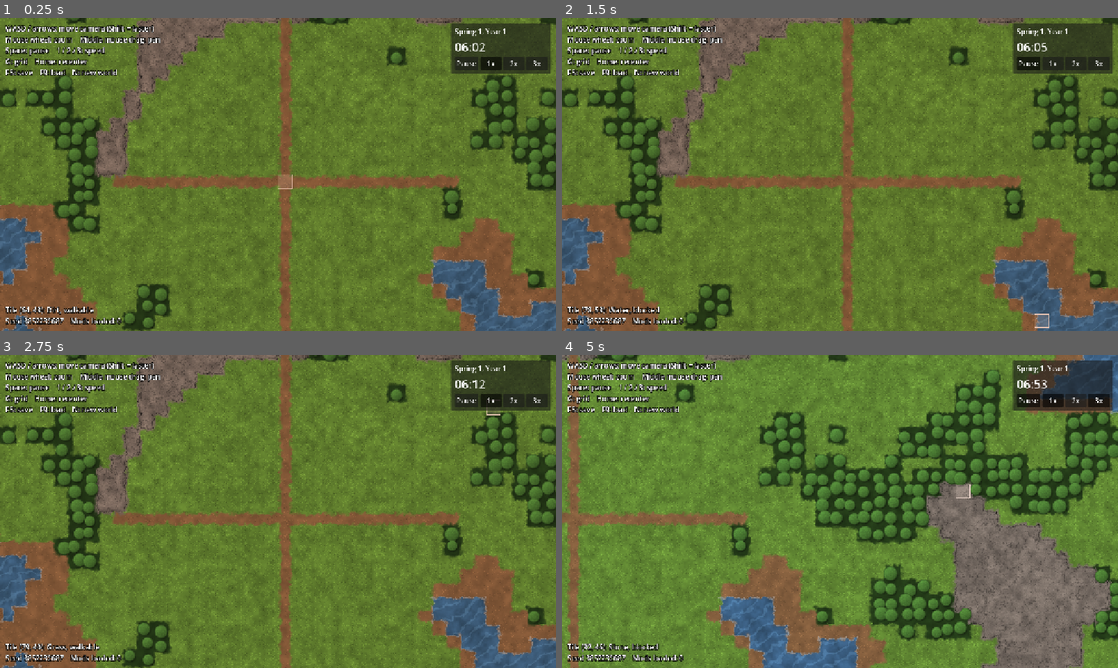
Above: before the commit, frames 1-4 (two rows, left to right).
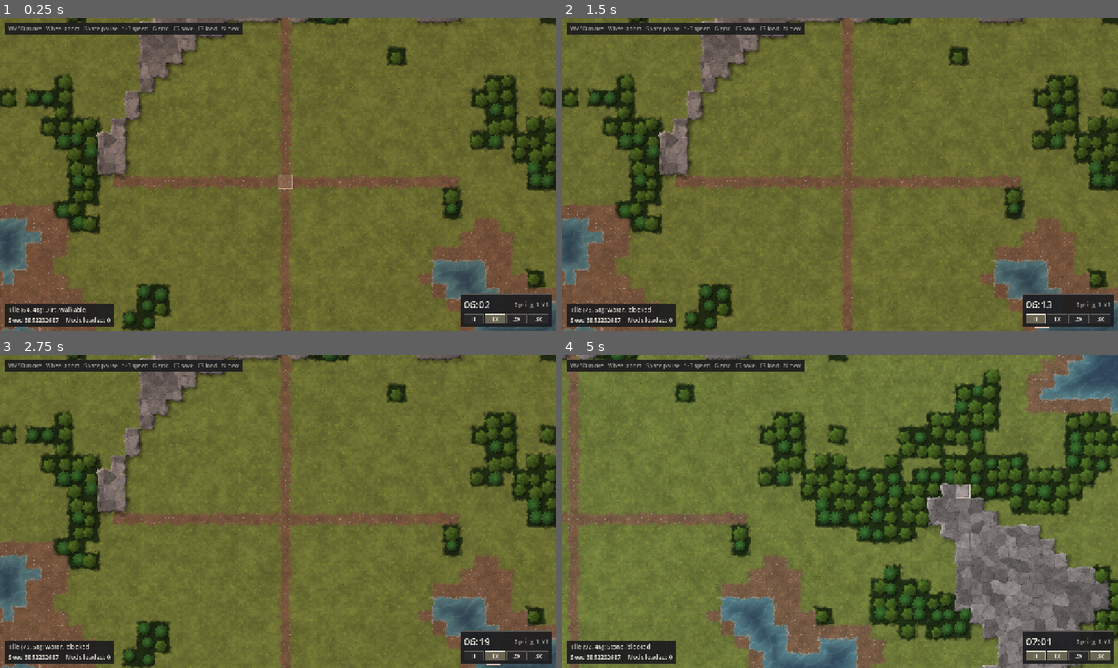
Above: after the commit, the same moments.

Repository: Stormellius/Common-Folk
Game: Godot game, scene res://scenes/main.tscn
Same seed, same stepped clock (60 frames per second), same inputs: the game is played once before the commit and once after it.
Inputs (mouse positions are in pixels of both pictures, inside the frame that each line leads up to):
- Up to frame 1 (0.25 s): no input
- Up to frame 2 (1.5 s): click (1029, 64) at 0.5 s, where only the run before the commit has a clickable "Pause"; click (1034, 318) at 1.25 s, where only the run after the commit has a clickable "II"
- Up to frame 3 (2.75 s): click "1x" at 2 s
- Up to frame 4 (5 s): click "2x" at 2.75 s; click "3x" at 3.5 s; tap Enter at 4.25 s; move the mouse to (962, 495) at 4.27 s; hold D from 4.28 s (still down); tap 1 at 4.35 s; click (962, 495) at 4.42 s; tap Space at 4.52 s

The runs differ from the first frame. In frame 1, 33% of the frame differs, in the area x 0-100%, y 0-100%; in frame 2, 31%; in frame 3, 32%; in frame 4, 39%.

Commit message:
RimWorld-style look: gritty terrain, oak and pine trees, bevelled rock, depth water, flat dark HUD
Co-Authored-By: Claude Sonnet 5.5 <noreply@anthropic.com>
Claude-Session: https://claude.ai/code/session_011t3uUDYs23uuvN16nB7Xcn

Diff:
--- a/data/tiles.json
+++ b/data/tiles.json
@@ -1,7 +1,7 @@
 [
-  { "id": "water",  "name": "Water",  "color": "#3d6c9c", "style": "water",  "priority": 0, "walkable": false, "move_cost": 0.0 },
-  { "id": "dirt",   "name": "Dirt",   "color": "#8a6d4b", "style": "dirt",   "priority": 1, "walkable": true,  "move_cost": 1.0 },
-  { "id": "grass",  "name": "Grass",  "color": "#6b9a45", "style": "grass",  "priority": 2, "walkable": true,  "move_cost": 1.0 },
-  { "id": "forest", "name": "Forest", "color": "#3f6b35", "style": "forest", "priority": 3, "walkable": true,  "move_cost": 2.0 },
-  { "id": "stone",  "name": "Stone",  "color": "#7d7d7a", "style": "stone",  "priority": 4, "walkable": false, "move_cost": 0.0 }
+  { "id": "water",  "name": "Water",  "color": "#3e6585", "style": "water",  "priority": 0, "walkable": false, "move_cost": 0.0 },
+  { "id": "dirt",   "name": "Dirt",   "color": "#7b6650", "style": "dirt",   "priority": 1, "walkable": true,  "move_cost": 1.0 },
+  { "id": "grass",  "name": "Grass",  "color": "#77874a", "style": "grass",  "priority": 2, "walkable": true,  "move_cost": 1.0 },
+  { "id": "forest", "name": "Forest", "color": "#3d5a2e", "style": "forest", "priority": 3, "walkable": true,  "move_cost": 2.0 },
+  { "id": "stone",  "name": "Stone",  "color": "#7b7f84", "style": "stone",  "priority": 4, "walkable": false, "move_cost": 0.0 }
 ]
--- a/scripts/ui/hud.gd
+++ b/scripts/ui/hud.gd
@@ -7,12 +7,17 @@
 ## The HUD only shows state and calls GameClock.set_speed(). Keyboard shortcuts
 ## live in main.gd.
 
-const SPEED_LABELS: Array[String] = ["Pause", "1x", "2x", "3x"]
-const HELP_TEXT := """WASD / arrows: move camera (Shift = faster)
-Mouse wheel: zoom    Middle mouse drag: pan
-Space: pause    1 / 2 / 3: speed
-G: grid    Home: recenter
-F5: save    F9: load    N: new world"""
+const SPEED_LABELS: Array[String] = ["II", "1x", "2x", "3x"]
+const HELP_TEXT := "WASD move   Wheel zoom   Space pause   1-3 speed   G grid   F5 save   F9 load   N new"
+
+# Flat dark panels with thin light borders, in the spirit of RimWorld's interface.
+const PANEL_COLOR := Color(0.11, 0.11, 0.12, 0.92)
+const PANEL_BORDER := Color(0.36, 0.35, 0.33, 1.0)
+const BUTTON_COLOR := Color(0.16, 0.16, 0.17, 1.0)
+const BUTTON_HOVER := Color(0.23, 0.23, 0.24, 1.0)
+const BUTTON_ACTIVE := Color(0.42, 0.40, 0.33, 1.0)
+const TEXT_COLOR := Color(0.88, 0.87, 0.83, 1.0)
+const TEXT_DIM := Color(0.62, 0.61, 0.58, 1.0)
 
 var _date_label: Label
 var _time_label: Label
@@ -35,7 +40,7 @@
 
 func refresh_clock() -> void:
 	var date := GameClock.get_date()
-	_date_label.text = "%s %d, Year %d" % [date["season_name"], date["day"], date["year"]]
+	_date_label.text = "%s %d, Y%d" % [date["season_name"], date["day"], date["year"]]
 	_time_label.text = GameClock.get_time_text()
 
 
@@ -58,26 +63,36 @@
 func _build_clock_panel() -> void:
 	var panel := PanelContainer.new()
 	add_child(panel)
-	panel.custom_minimum_size = Vector2(230, 0)
-	panel.set_anchors_and_offsets_preset(Control.PRESET_TOP_RIGHT, Control.PRESET_MODE_MINSIZE, 12)
+	panel.add_theme_stylebox_override("panel", _flat_box(PANEL_COLOR, PANEL_BORDER, 1, 0))
+	panel.custom_minimum_size = Vector2(210, 0)
+	panel.set_anchors_and_offsets_preset(Control.PRESET_BOTTOM_RIGHT, Control.PRESET_MODE_MINSIZE, 10)
 	panel.grow_horizontal = Control.GROW_DIRECTION_BEGIN
+	panel.grow_vertical = Control.GROW_DIRECTION_BEGIN
 
 	var margin := MarginContainer.new()
 	for side in ["margin_left", "margin_right", "margin_top", "margin_bottom"]:
-		margin.add_theme_constant_override(side, 8)
+		margin.add_theme_constant_override(side, 6)
 	panel.add_child(margin)
 
 	var box := VBoxContainer.new()
 	margin.add_child(box)
 
+	var top := HBoxContainer.new()
+	box.add_child(top)
+	_time_label = Label.new()
+	_time_label.add_theme_font_size_override("font_size", 24)
+	_time_label.add_theme_color_override("font_color", TEXT_COLOR)
+	top.add_child(_time_label)
 	_date_label = Label.new()
-	box.add_child(_date_label)
-
-	_time_label = Label.new()
-	_time_label.add_theme_font_size_override("font_size", 28)
-	box.add_child(_time_label)
+	_date_label.size_flags_horizontal = Control.SIZE_EXPAND_FILL
+	_date_label.horizontal_alignment = HORIZONTAL_ALIGNMENT_RIGHT
+	_date_label.vertical_alignment = VERTICAL_ALIGNMENT_CENTER
+	_date_label.add_theme_font_size_override("font_size", 14)
+	_date_label.add_theme_color_override("font_color", TEXT_DIM)
+	top.add_child(_date_label)
 
 	var row := HBoxContainer.new()
+	row.add_theme_constant_override("separation", 3)
 	box.add_child(row)
 	var group := ButtonGroup.new()
 	for level in SPEED_LABELS.size():
@@ -87,20 +102,22 @@
 		button.button_group = group
 		button.focus_mode = Control.FOCUS_NONE  # so Space is never swallowed by a focused button
 		button.size_flags_horizontal = Control.SIZE_EXPAND_FILL
+		_style_button(button)
 		button.pressed.connect(_on_speed_button_pressed.bind(level))
 		row.add_child(button)
 		_speed_buttons.append(button)
 
 
 func _build_corner_labels() -> void:
-	var help := _make_label(HELP_TEXT)
-	add_child(help)
-	help.set_anchors_and_offsets_preset(Control.PRESET_TOP_LEFT, Control.PRESET_MODE_MINSIZE, 12)
+	var help_panel := _make_panel_label(HELP_TEXT, TEXT_DIM, 13)
+	add_child(help_panel)
+	help_panel.set_anchors_and_offsets_preset(Control.PRESET_TOP_LEFT, Control.PRESET_MODE_MINSIZE, 10)
 
-	_info_label = _make_label("")
-	add_child(_info_label)
-	_info_label.set_anchors_and_offsets_preset(Control.PRESET_BOTTOM_LEFT, Control.PRESET_MODE_MINSIZE, 12)
-	_info_label.grow_vertical = Control.GROW_DIRECTION_BEGIN
+	var info_panel := _make_panel_label("", TEXT_COLOR, 14)
+	_info_label = info_panel.get_child(0).get_child(0) as Label
+	add_child(info_panel)
+	info_panel.set_anchors_and_offsets_preset(Control.PRESET_BOTTOM_LEFT, Control.PRESET_MODE_MINSIZE, 10)
+	info_panel.grow_vertical = Control.GROW_DIRECTION_BEGIN
 
 	_toast_label = _make_label("")
 	add_child(_toast_label)
@@ -108,6 +125,46 @@
 	_toast_label.grow_horizontal = Control.GROW_DIRECTION_BOTH
 	_toast_label.grow_vertical = Control.GROW_DIRECTION_BEGIN
 	_toast_label.horizontal_alignment = HORIZONTAL_ALIGNMENT_CENTER
+
+
+func _flat_box(fill: Color, border: Color, border_width: int, radius: int) -> StyleBoxFlat:
+	var box := StyleBoxFlat.new()
+	box.bg_color = fill
+	box.border_color = border
+	box.set_border_width_all(border_width)
+	box.set_corner_radius_all(radius)
+	return box
+
+
+func _style_button(button: Button) -> void:
+	button.add_theme_stylebox_override("normal", _flat_box(BUTTON_COLOR, PANEL_BORDER, 1, 0))
+	button.add_theme_stylebox_override("hover", _flat_box(BUTTON_HOVER, PANEL_BORDER, 1, 0))
+	button.add_theme_stylebox_override("pressed", _flat_box(BUTTON_ACTIVE, TEXT_COLOR, 1, 0))
+	button.add_theme_stylebox_override("hover_pressed", _flat_box(BUTTON_ACTIVE, TEXT_COLOR, 1, 0))
+	for color_name in ["font_color", "font_hover_color", "font_pressed_color", "font_hover_pressed_color"]:
+		button.add_theme_color_override(color_name, TEXT_COLOR)
+	button.add_theme_font_size_override("font_size", 14)
+
+
+## A small flat panel around one label; the label is panel.get_child(0).get_child(0).
+func _make_panel_label(text: String, color: Color, size: int) -> PanelContainer:
+	var panel := PanelContainer.new()
+	panel.mouse_filter = Control.MOUSE_FILTER_IGNORE
+	panel.add_theme_stylebox_override("panel", _flat_box(PANEL_COLOR, PANEL_BORDER, 1, 0))
+	var margin := MarginContainer.new()
+	margin.mouse_filter = Control.MOUSE_FILTER_IGNORE
+	for side in ["margin_left", "margin_right"]:
+		margin.add_theme_constant_override(side, 8)
+	for side in ["margin_top", "margin_bottom"]:
+		margin.add_theme_constant_override(side, 4)
+	panel.add_child(margin)
+	var label := Label.new()
+	label.text = text
+	label.mouse_filter = Control.MOUSE_FILTER_IGNORE
+	label.add_theme_color_override("font_color", color)
+	label.add_theme_font_size_override("font_size", size)
+	margin.add_child(label)
+	return panel
 
 
 func _make_label(text: String) -> Label:
--- a/shaders/terrain.gdshader
+++ b/shaders/terrain.gdshader
@@ -1,14 +1,16 @@
 shader_type canvas_item;
-// Draws the whole terrain in one pass on the GPU.
+// Draws the whole terrain in one pass on the GPU, in a gritty hand-painted style
+// (think RimWorld): muted earthy colors, grain, grass tufts, oak and pine trees,
+// hard-edged rock with a bevel and a cast shadow, shallow-to-deep water.
 //
 // The map arrives as two tiny textures instead of thousands of squares:
 //   tile_data  one pixel per tile; red channel = index into the palette
 //   palette    one column per tile type; row 0 = color, row 1 = (style, priority)
 //
-// Per pixel the shader works out which tile it is in, paints that tile's style
-// (grass, water, stone...), lets higher-priority neighbors bleed over the border
-// with a ragged soft edge, and finally draws tree canopies on forest tiles.
-// Everything is procedural noise, so there are no art files yet.
+// Per pixel the shader works out which tile it is in, paints that tile's style,
+// lets higher-priority neighbors bleed over the border (soft for ground, crisp for
+// rock), and finally draws tree canopies on forest tiles. Light comes from the
+// top-left. Everything is procedural noise, so there are no art files yet.
 
 uniform sampler2D tile_data : filter_nearest, repeat_disable;
 uniform sampler2D palette : filter_nearest, repeat_disable;
@@ -17,6 +19,8 @@
 uniform vec3 foliage_tint = vec3(1.0);   // season color applied to grass, forest and leaves
 uniform float snow : hint_range(0.0, 1.0) = 0.0;
 uniform float detail : hint_range(0.0, 1.0) = 1.0;  // fades fine texture when zoomed out
+
+const vec2 LIGHT_DIR = vec2(-0.7071, -0.7071);  // points toward the light (top-left)
 
 varying vec2 world_pos;
 
@@ -73,48 +77,147 @@
 	return texelFetch(palette, ivec2(idx, 1), 0).g * 255.0;
 }
 
+// --- surface details ---------------------------------------------------------------
+
+// Plates of broken rock: x = random shade per plate, y = distance to the nearest crack.
+vec2 rock(vec2 p) {
+	vec2 g = p * 1.15;
+	vec2 gi = floor(g);
+	vec2 gf = fract(g);
+	float f1 = 8.0;
+	float f2 = 8.0;
+	float shade = 0.0;
+	for (int y = -1; y <= 1; y++) {
+		for (int x = -1; x <= 1; x++) {
+			vec2 o = vec2(float(x), float(y));
+			vec2 cell = gi + o;
+			vec2 pt = o + vec2(hash21(cell + 2.3), hash21(cell + 8.1)) * 0.8 + 0.1;
+			float d = length(pt - gf);
+			if (d < f1) {
+				f2 = f1;
+				f1 = d;
+				shade = hash21(cell + 5.0);
+			} else if (d < f2) {
+				f2 = d;
+			}
+		}
+	}
+	return vec2(shade, f2 - f1);
+}
+
+// One small tuft of grass blades per half-tile cell, some cells empty.
+// Returns x = blade highlight, y = dark root spot.
+vec2 tufts(vec2 p) {
+	vec2 cell = floor(p * 2.0);
+	float h = hash21(cell + 4.4);
+	if (h > 0.42) {
+		return vec2(0.0);
+	}
+	vec2 c = (cell + 0.5 + (vec2(hash21(cell + 1.3), hash21(cell + 6.6)) - 0.5) * 0.35) * 0.5;
+	vec2 d = p - c;
+	float a = atan(d.y, d.x);
+	float r = length(d);
+	float reach = 0.04 + 0.095 * pow(abs(sin(a * 3.0 + h * 40.0)), 3.0);
+	float light = 1.0 - smoothstep(reach - 0.014, reach, r);
+	float root = 1.0 - smoothstep(0.016, 0.028, r);
+	return vec2(light, root);
+}
+
+// Loose pebbles on bare ground: shaded lumps, lit from the top-left.
+vec3 pebbles(vec2 p, vec3 col) {
+	vec2 cell = floor(p * 3.0);
+	float h = hash21(cell + 9.9);
+	if (h > 0.30) {
+		return col;
+	}
+	vec2 c = (cell + 0.5 + (vec2(hash21(cell + 2.2), hash21(cell + 5.5)) - 0.5) * 0.4) / 3.0;
+	vec2 d = (p - c) * 3.0 * vec2(1.0, 1.25);
+	float e = length(d);
+	if (e > 0.24) {
+		return col;
+	}
+	float lit = 0.5 + 0.5 * dot(normalize(d + 0.0001), LIGHT_DIR) * (e / 0.24 + 0.2);
+	vec3 stone = vec3(0.55, 0.52, 0.48) * (0.7 + 0.6 * lit);
+	return mix(col, stone, 1.0 - smoothstep(0.20, 0.24, e));
+}
+
+float snow_cover(vec2 p, float amount) {
+	return clamp(snow * amount * smoothstep(0.30, 0.58, fbm(p * 0.8 + 11.0) + 0.3 * snow), 0.0, 1.0);
+}
+
 // --- surfaces --------------------------------------------------------------------
 // Styles: 0 flat, 1 grass, 2 dirt, 3 water, 4 stone, 5 forest ground
-
-float snow_cover(vec2 p, float amount) {
-	return clamp(snow * amount * smoothstep(0.30, 0.58, fbm(p * 0.8 + 11.0) + 0.3 * snow), 0.0, 1.0);
-}
-
-vec3 terrain(int style, vec3 base, vec2 p) {
-	vec3 snow_color = vec3(0.92, 0.95, 1.0) * (0.9 + 0.1 * vnoise(p * 3.0));
+// depth: 0 at the shore to 1 in open water (only used by water).
+
+vec3 terrain(int style, vec3 base, vec2 p, float depth) {
+	vec3 snow_color = vec3(0.90, 0.93, 0.96) * (0.92 + 0.08 * vnoise(p * 3.0));
 	vec3 col = base;
+	float grain = hash21(floor(world_pos / 2.0)) - 0.5;  // chunky 2-pixel grain
 	if (style == 1) {
-		float n = fbm(p * 1.7);
-		col = base * (0.80 + 0.40 * n);
-		col *= 0.94 + 0.12 * vnoise(p * 6.0);
-		float blades = vnoise(p * 28.0);
-		col *= 1.0 + detail * (step(0.80, blades) * 0.16 - step(blades, 0.16) * 0.14);
+		col = base * (0.86 + 0.28 * fbm(p * 1.4));
+		col *= 0.93 + 0.14 * vnoise(p * 5.0);
 		col *= foliage_tint;
+		vec2 t = tufts(p) * detail;
+		col = mix(col, base * foliage_tint * vec3(1.22, 1.2, 0.95), t.x * 0.6);
+		col = mix(col, base * foliage_tint * 0.62, t.y * 0.7);
+		col *= 1.0 + grain * 0.10 * detail;
 		col = mix(col, snow_color, snow_cover(p, 1.0));
 	} else if (style == 2) {
-		col = base * (0.82 + 0.36 * fbm(p * 2.2));
-		float pebble = vnoise(p * 20.0);
-		col *= 1.0 + detail * (step(0.87, pebble) * 0.18 - step(pebble, 0.10) * 0.16);
+		col = base * (0.84 + 0.32 * fbm(p * 2.0));
+		float speck = vnoise(p * 24.0);
+		col *= 1.0 + detail * (step(0.86, speck) * 0.12 - step(speck, 0.12) * 0.14);
+		col = pebbles(p, col) * 1.0;
+		col *= 1.0 + grain * 0.12 * detail;
 		col = mix(col, snow_color, snow_cover(p, 0.45));
 	} else if (style == 3) {
+		vec3 deep = base * 0.80;
+		vec3 shallow = mix(base, vec3(0.40, 0.64, 0.66), 0.65);
+		col = mix(shallow, deep, smoothstep(0.0, 1.0, depth));
 		vec2 q = p + vec2(sin(p.y * 1.6 + TIME * 0.5), cos(p.x * 1.5 + TIME * 0.45)) * 0.18;
-		float w = fbm(q * 1.8 + vec2(TIME * 0.03, -TIME * 0.02));
-		col = base * (0.72 + 0.56 * w);  // slow patches of deeper and shallower water
-		// Thin wave crests that drift slowly across the surface.
+		col *= 0.93 + 0.14 * fbm(q * 1.8 + vec2(TIME * 0.03, -TIME * 0.02));
 		float crest = sin((q.x * 1.3 + q.y * 2.1 + fbm(q * 1.5) * 3.0) * 3.0 + TIME * 0.8) * 0.5 + 0.5;
-		col += vec3(0.06, 0.09, 0.11) * smoothstep(0.82, 0.97, crest) * detail;
+		col += vec3(0.05, 0.07, 0.08) * smoothstep(0.86, 0.98, crest) * detail * (1.0 - 0.5 * depth);
+		col *= 1.0 + grain * 0.04 * detail;
 	} else if (style == 4) {
-		col = base * (0.72 + 0.56 * fbm(p * 2.0));
-		float crack = abs(fbm(p * 2.4 + 5.0) - 0.5);
-		col *= mix(0.74, 1.0, smoothstep(0.0, 0.03, crack));
-		col *= 1.0 + detail * (vnoise(p * 22.0) - 0.5) * 0.16;
-		col = mix(col, snow_color, snow_cover(p, 0.35));
+		vec2 r = rock(p);
+		col = base * (0.80 + 0.34 * r.x);
+		col *= 0.80 + 0.40 * fbm(p * 3.2);
+		col *= mix(0.74, 1.0, smoothstep(0.0, 0.05, r.y));  // dark cracks between plates
+		col *= 1.0 + 0.10 * smoothstep(0.07, 0.16, r.y) * (r.x - 0.5);
+		col *= 1.0 + grain * 0.14 * detail;
+		col = mix(col, snow_color, snow_cover(p, 0.40));
 	} else if (style == 5) {
-		col = base * 0.62 * (0.75 + 0.5 * fbm(p * 2.4));
+		col = base * 0.55 * (0.80 + 0.40 * fbm(p * 2.4));
 		col *= foliage_tint;
+		float litter = vnoise(p * 16.0);
+		col *= 1.0 + detail * (step(0.84, litter) * 0.30 - step(litter, 0.14) * 0.22);
+		col *= 1.0 + grain * 0.10 * detail;
 		col = mix(col, snow_color, snow_cover(p, 0.7));
 	}
 	return col;
+}
+
+// --- trees -----------------------------------------------------------------------
+// Every forest tile near a pixel holds one tree: a lobed oak or a spiky pine.
+
+void tree_shape(ivec2 nc, out vec2 center, out float radius, out float pine, out float h) {
+	vec2 id = vec2(nc);
+	h = hash21(id + 3.3);
+	center = id + 0.5 + (vec2(hash21(id + 1.7), hash21(id + 9.1)) - 0.5) * 0.42;
+	pine = step(0.62, hash21(id + 5.5));
+	radius = (0.40 + 0.14 * h) * (1.0 + 0.06 * pine);
+}
+
+// Distance to the canopy edge as a fraction of its outline: below 1 is inside.
+float tree_outline(vec2 q, float pine, float h) {
+	float a = atan(q.y, q.x);
+	float lobes;
+	if (pine > 0.5) {
+		lobes = mix(0.76, 1.0, pow(abs(cos(a * 5.0 + h * 6.28)), 1.3));
+	} else {
+		lobes = 1.0 + 0.11 * sin(a * 6.0 + h * 6.28) + 0.05 * sin(a * 11.0 + h * 3.0);
+	}
+	return length(q) / lobes;
 }
 
 void fragment() {
@@ -128,10 +231,28 @@
 	int idx = tile_index(tc);
 	int style = tile_style(idx);
 	float prio = tile_priority(idx);
-	vec3 col = terrain(style, tile_color(idx), p);
-
-	// Neighbors with a higher priority bleed over this tile's edge with a ragged soft border.
-	float edge_width = 0.12 + 0.28 * vnoise(p * 5.0 + 3.0);
+
+	// Water gets deeper with the distance from the nearest shore.
+	float depth = 1.0;
+	if (style == 3) {
+		float shore = 1.6;
+		for (int dy = -2; dy <= 2; dy++) {
+			for (int dx = -2; dx <= 2; dx++) {
+				ivec2 nc = tc + ivec2(dx, dy);
+				if (tile_style(tile_index(nc)) != 3) {
+					shore = min(shore, length(max(abs(pw - (vec2(nc) + 0.5)) - 0.5, 0.0)));
+				}
+			}
+		}
+		depth = shore / 1.6;
+	}
+
+	vec3 col = terrain(style, tile_color(idx), p, depth);
+
+	// Neighbors with a higher priority bleed over this tile's edge: softly for ground,
+	// crisply for rock (which also gets a lit rim and throws a shadow).
+	float soft_width = 0.12 + 0.28 * vnoise(p * 5.0 + 3.0);
+	float rock_width = 0.035 + 0.07 * vnoise(p * 9.0 + 7.0);
 	float foam = 0.0;
 	for (int dy = -1; dy <= 1; dy++) {
 		for (int dx = -1; dx <= 1; dx++) {
@@ -146,23 +267,53 @@
 			float d = length(max(abs(pw - (vec2(nc) + 0.5)) - 0.5, 0.0));
 			float nprio = tile_priority(nidx);
 			int nstyle = tile_style(nidx);
+			vec2 toward = normalize(vec2(float(dx), float(dy)));
 			if (nprio > prio) {
-				float infl = 1.0 - smoothstep(0.0, edge_width, d);
+				float w = nstyle == 4 ? rock_width : soft_width;
+				float infl = 1.0 - smoothstep(0.0, w, d);
 				if (infl > 0.0) {
-					col = mix(col, terrain(nstyle, tile_color(nidx), p), infl);
+					vec3 other = terrain(nstyle, tile_color(nidx), p, 1.0);
+					if (nstyle == 4) {
+						// The rock face turns toward us: lit if it faces the light.
+						other *= 1.0 + 0.40 * dot(-toward, LIGHT_DIR);
+					}
+					col = mix(col, other, infl);
 					if (style == 3) {
 						foam = max(foam, smoothstep(0.2, 0.5, infl) * (1.0 - smoothstep(0.5, 0.8, infl)));
 					}
 				}
+				if (nstyle == 4) {
+					// Rock throws a shadow away from the light.
+					float side = max(dot(toward, LIGHT_DIR), 0.0);
+					col *= 1.0 - 0.42 * side * (1.0 - smoothstep(0.0, 0.42, d));
+				}
 			} else if (style == 4 && nstyle != 4) {
-				col *= 1.0 - 0.38 * (1.0 - smoothstep(0.0, 0.10, d));  // dark rim along cliff edges
-			}
-		}
-	}
-	col = mix(col, vec3(0.86, 0.94, 1.0), foam * 0.4 * detail);
-
-	// Trees: every forest tile near this pixel gets one canopy, drawn over the ground.
+				// Bevel along the rim of the rock: bright where it faces the light, dark where it does not.
+				float band = 1.0 - smoothstep(0.0, 0.16, d);
+				col *= 1.0 + 0.40 * band * dot(toward, LIGHT_DIR);
+				col *= 1.0 - 0.18 * (1.0 - smoothstep(0.0, 0.03, d));
+			}
+		}
+	}
+	col = mix(col, vec3(0.86, 0.94, 1.0), foam * 0.35 * detail);
+
+	// Trees: shadows first, then the canopies from north to south so southern trees overlap.
 	ivec2 pc = ivec2(floor(p));
+	for (int dy = -1; dy <= 1; dy++) {
+		for (int dx = -1; dx <= 1; dx++) {
+			ivec2 nc = pc + ivec2(dx, dy);
+			if (tile_style(tile_index(nc)) != 5) {
+				continue;
+			}
+			vec2 c;
+			float r;
+			float pine;
+			float h;
+			tree_shape(nc, c, r, pine, h);
+			float sd = length(p - (c + vec2(0.11, 0.14))) / r;
+			col *= 1.0 - 0.36 * (1.0 - smoothstep(0.62, 1.02, sd));
+		}
+	}
 	for (int dy = -1; dy <= 1; dy++) {
 		for (int dx = -1; dx <= 1; dx++) {
 			ivec2 nc = pc + ivec2(dx, dy);
@@ -170,34 +321,33 @@
 			if (tile_style(nidx) != 5) {
 				continue;
 			}
-			vec2 id = vec2(nc);
-			vec2 c = id + 0.5 + (vec2(hash21(id + 1.7), hash21(id + 9.1)) - 0.5) * 0.42;
-			float r = 0.40 + 0.14 * hash21(id + 3.3);
-			float sd = length(p - (c + vec2(0.09, 0.13))) / r;
-			col *= 1.0 - 0.38 * (1.0 - smoothstep(0.55, 1.05, sd));
-		}
-	}
-	for (int dy = -1; dy <= 1; dy++) {
-		for (int dx = -1; dx <= 1; dx++) {
-			ivec2 nc = pc + ivec2(dx, dy);
-			int nidx = tile_index(nc);
-			if (tile_style(nidx) != 5) {
-				continue;
-			}
-			vec2 id = vec2(nc);
-			vec2 c = id + 0.5 + (vec2(hash21(id + 1.7), hash21(id + 9.1)) - 0.5) * 0.42;
-			float r = 0.40 + 0.14 * hash21(id + 3.3);
+			vec2 c;
+			float r;
+			float pine;
+			float h;
+			tree_shape(nc, c, r, pine, h);
 			vec2 q = (p - c) / r;
-			float d = length(q);
-			if (d < 1.0) {
-				float light = clamp(0.55 - 0.45 * dot(q, normalize(vec2(0.6, 0.8))), 0.0, 1.0);
-				float leaf = vnoise(p * 15.0 + id);
-				vec3 leaf_col = tile_color(nidx) * (0.85 + 0.75 * light) * (0.94 + 0.16 * leaf * detail);
-				leaf_col *= foliage_tint;
-				leaf_col = mix(leaf_col, vec3(0.95, 0.97, 1.0), snow * 0.55 * smoothstep(0.35, 0.65, vnoise(p * 7.0 + id)));
-				leaf_col *= 1.0 - 0.40 * smoothstep(0.76, 1.0, d);
-				col = mix(col, leaf_col, 1.0 - smoothstep(0.94, 1.0, d));
-			}
+			float d = tree_outline(q, pine, h);
+			if (d >= 1.0) {
+				continue;
+			}
+			vec3 leaf = tile_color(nidx);
+			float lit = clamp(0.5 + 0.5 * dot(q, LIGHT_DIR), 0.0, 1.0);
+			if (pine > 0.5) {
+				leaf *= vec3(0.74, 0.98, 0.94);
+				leaf *= 0.65 + 0.80 * lit;
+				leaf *= 1.0 + 0.40 * (1.0 - smoothstep(0.0, 0.8, d));       // bright tip in the middle
+				leaf *= 0.95 + 0.05 * sin(atan(q.y, q.x) * 16.0 + h * 9.0);  // needle streaks
+			} else {
+				leaf *= vec3(1.10, 1.08, 0.82);
+				float clump = vnoise((p - c) * 9.0 + h * 20.0);               // leaf clusters
+				leaf *= 0.62 + 0.75 * lit;
+				leaf *= 0.84 + 0.36 * clump * mix(0.4, 1.0, detail);
+				leaf *= 1.0 - 0.30 * smoothstep(0.78, 1.0, d);               // dark underside of the rim
+			}
+			leaf *= foliage_tint;
+			leaf = mix(leaf, vec3(0.92, 0.95, 0.98), snow * 0.55 * smoothstep(0.35, 0.65, vnoise(p * 7.0 + vec2(nc))));
+			col = mix(col, leaf, 1.0 - smoothstep(0.93, 1.0, d));
 		}
 	}
 
Not shown, changed: README.md
